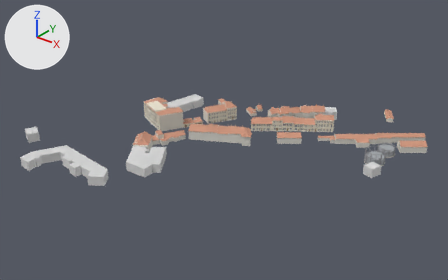
What one commit did to the glTF model u-hriste/models/u_hriste_street.glb.
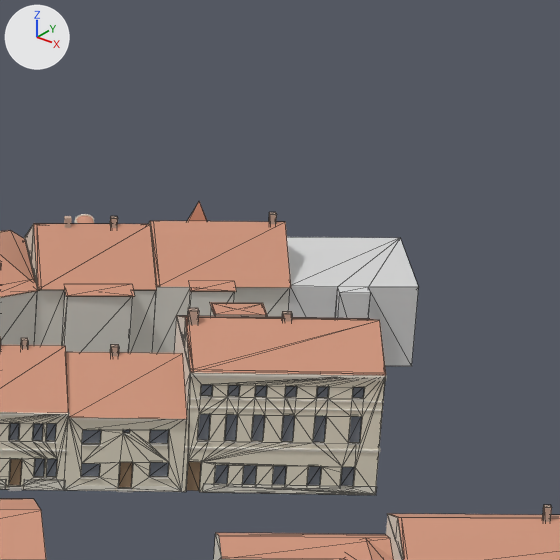
The first picture shows the older version from a 50 mm lens placed at (524.0, 582.0, 246.0), pointed at (210.0, 975.0, 2.0). The close-ups show the older and then the newer version on the part from 66% to 78% of the width and 30% to 49% of the height of that picture. Only the edits that show in the close-ups are written down. The axes (+X, +Y, +Z) are drawn at upper left. The lights are the same throughout. The close-ups show mesh edges as thin lines. Where no turn or scale is listed for an object, it has been applied to the vertices.

Names of what the first close-up shows: 'CP_1178_Masonry', 'CP_1178_Roof', 'CP_1192_Roof', 'CP_523_b_Roof', 'CP_666_Masonry', 'CP_666_Roof', 'CP_671_Masonry', 'CP_671_Roof', 'CP_673_Masonry', 'CP_673_Roof', 'CP_G1530_Roof', 'Context_GIS_1131' and 48 more.
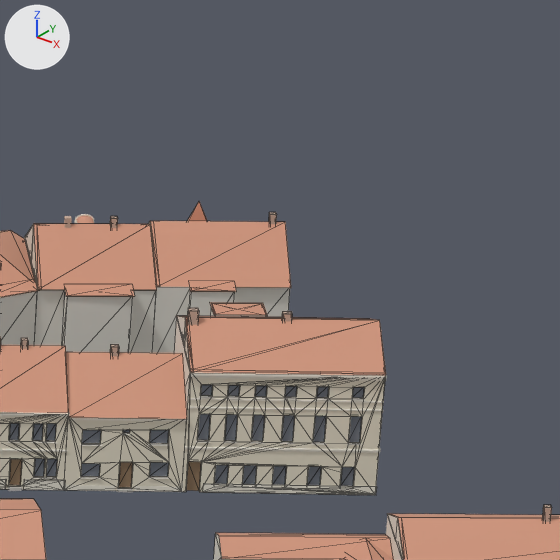
Pixel boxes (x1, y1, x2, y2) of what changed, in the close-ups (560 x 560 px):
'Context_GIS_1131', deleted
    before: (287, 237, 419, 366)

The edits, one by one:
Object 'Context_GIS_1131' (ob_context_gis_1131) is deleted.
